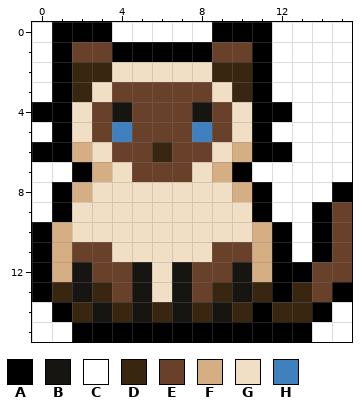
File history of a pixel-art sprite, neural_networks/images/img_1.png. The picture above was drawn from the file before the commit.
The file is 16x16 pixels.
Palette (. is transparent): A #000000  B #171512  C #ffffff  D #392611  E #69412b  F #d5ae84  G #f1dfc5  H #3f80be
After the commit:
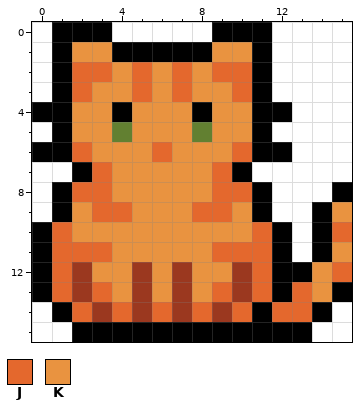
Colours new in this view: J #e4682d  K #e99340
Diff:
Colour B changes from #171512 to #9b381f.
Colour H changes from #3f80be to #628031.
Colour B gives way to colour A in row 4 at x 4 and 8.
Colour D gives way to colour J in row 2 at x 2 to 3 and 9 to 10; in row 3 at x 2 and 10; in row 6 at x 6; in row 13 at x 1, 3, 9, 11 and 13; in row 14 at x 2, 4, 6, 8, 10 and 12 to 13.
Colour E gives way to colour J in row 3 at x 5 and 7; in row 10 at x 15; in row 11 at x 2 to 3 and 9 to 10; in row 12 at x 15.
Colour F gives way to colour J in row 6 at x 2 and 10; in row 7 at x 3 and 9; in row 8 at x 2 and 10; in rows 10 to 12 at x 1 and 11.
Colour G gives way to colour J in row 2 at x 5 and 7; in row 8 at x 3 and 9; in row 9 at x 3 to 4 and 8 to 9.
Colour E gives way to colour K in row 1 at x 2 to 3 and 9 to 10; in row 3 at x 4, 6 and 8; in rows 4 to 5 at x 3, 5 to 7 and 9; in row 6 at x 4 to 5 and 7 to 8; in row 7 at x 5 to 7; in row 9 at x 15.
Colour E gives way to colour K in row 11 at x 15; in row 12 at x 3 to 4, 8 to 9 and 14; in row 13 at x 4, 8 and 14.
Colour G gives way to colour K in row 2 at x 4, 6 and 8; in row 3 at x 3 and 9; in rows 4 to 5 at x 2 and 10; in row 6 at x 3 and 9; in row 7 at x 4 and 8; in row 8 at x 4 to 8.
Colour G gives way to colour K in row 9 at x 2, 5 to 7 and 10; in row 10 at x 2 to 10; in row 11 at x 4 to 8; in rows 12 to 13 at x 6.
